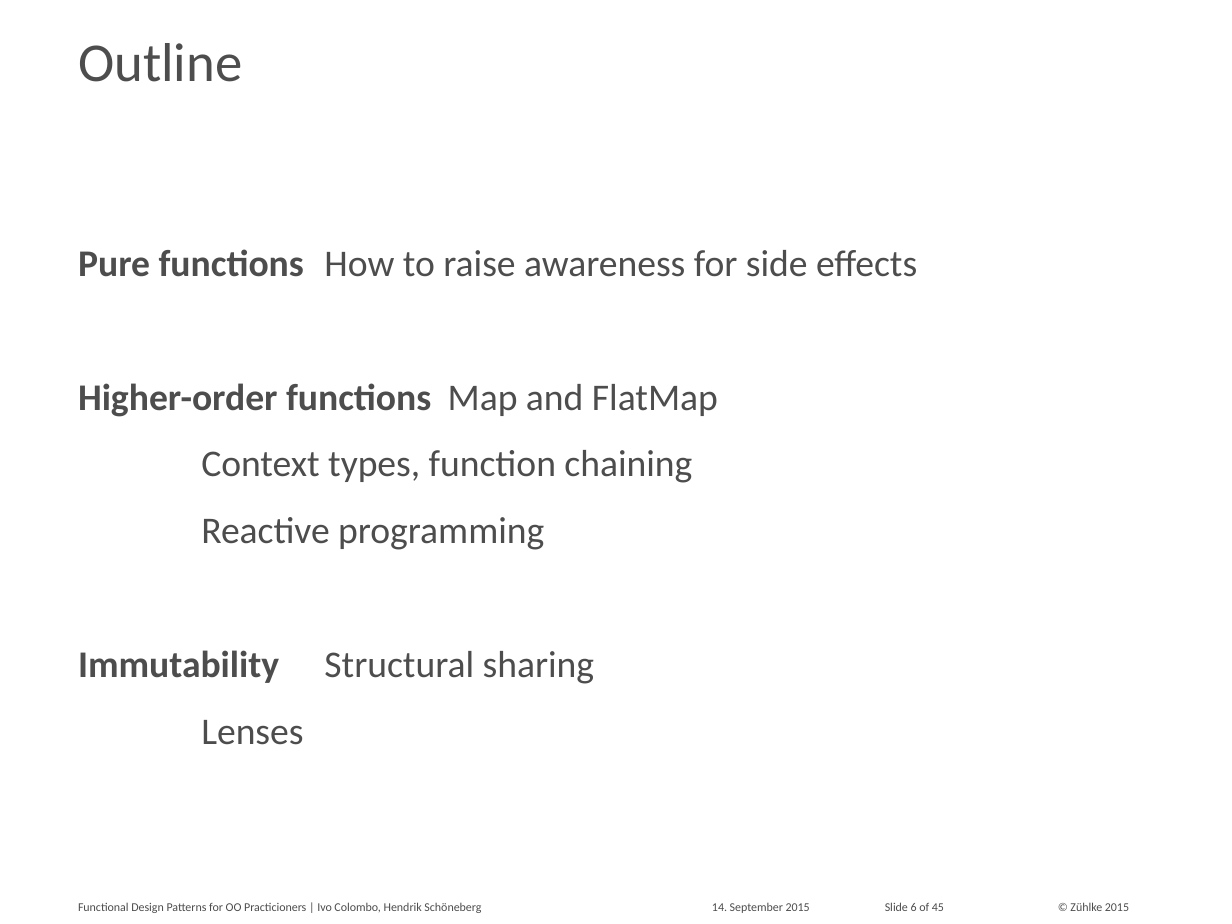
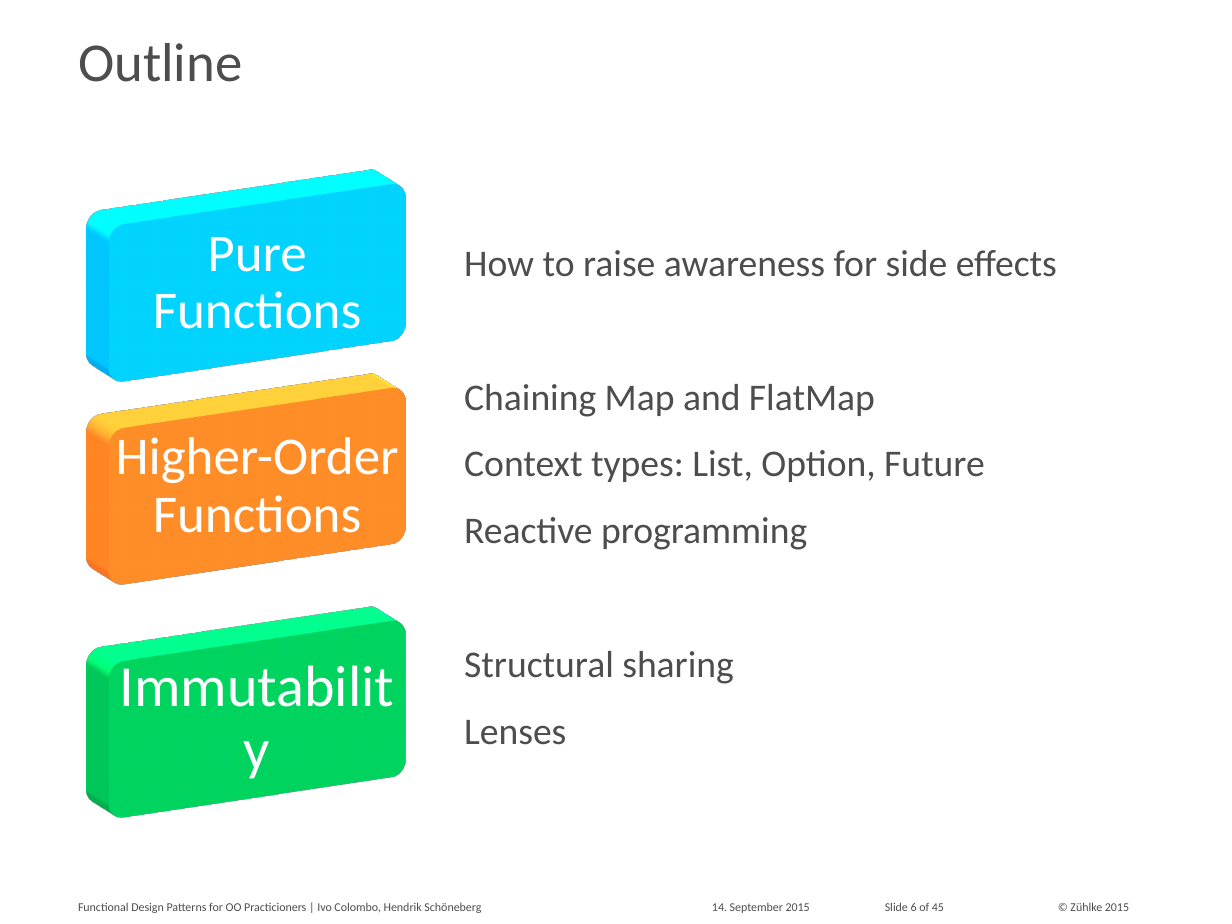
Before and after one commit to aax/zdays-fp-patterns, a slide deck: slide 6 of Functional Design Patterns for OO Practitioners.pptx. Drawn at 1232x924 pixels with LibreOffice and Linux fonts; fonts in the diff are those of the drawing. Boxes give left, top, right and bottom in pixels: in the first picture for what was removed or moved away, otherwise in the second. Text is boxed around its words. In the diff, an @@ line names an element or a change of style, - is before the commit and + after.

```diff
--- a/Functional Design Patterns for OO Practitioners.pptx
+++ b/Functional Design Patterns for OO Practitioners.pptx
@@ rounded rectangle added at (92, 200, 423, 365), fill #00B0F0 @@
@@ text added at (153, 237, 361, 329), 31 pt, text #FFFFFF @@
+Pure Functions
@@ text at (464, 250, 1057, 482): text changed @@
-Pure functions How to raise awareness for side effects
-Higher-order functions Map and FlatMap
-  Context types, function chaining
+How to raise awareness for side effects
+Chaining Map and FlatMap
+  Context types: List, Option, Future
@@ rounded rectangle added at (92, 404, 423, 569), fill #FD7521 @@
@@ text added at (116, 430, 399, 533), 31 pt, text #FFFFFF @@
+Higher-Order Functions
@@ text at (464, 517, 807, 745): indent changed @@
@@ text at (78, 650, 594, 684): text changed @@
-Immutability Structural sharing
+Structural sharing
@@ rounded rectangle added at (92, 637, 423, 802), fill #00B050 @@
@@ text added at (97, 642, 418, 797), 34 pt, text #FFFFFF @@
+Immutability
```
Also in this commit, not shown: 20 other slides changed, 1 other file.
